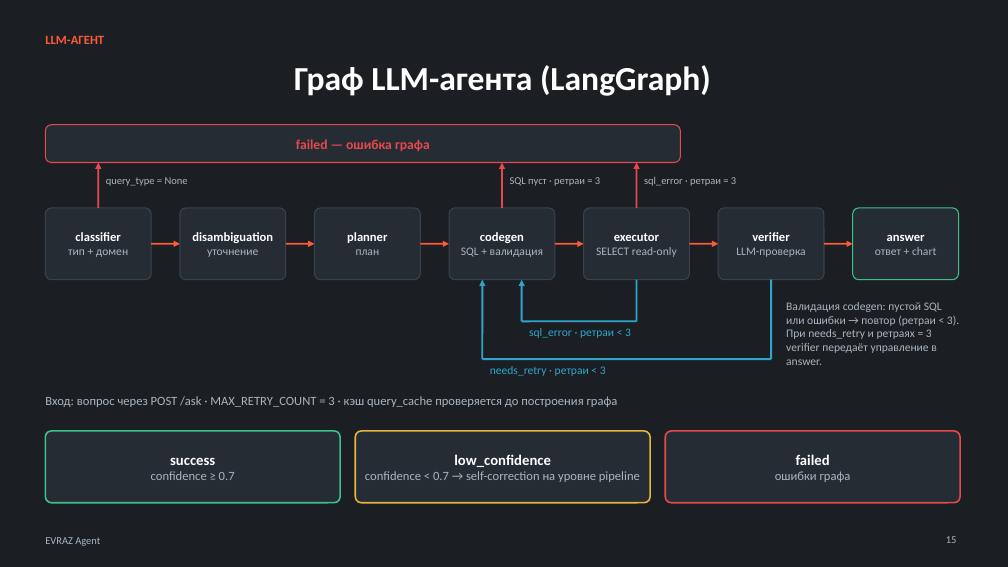
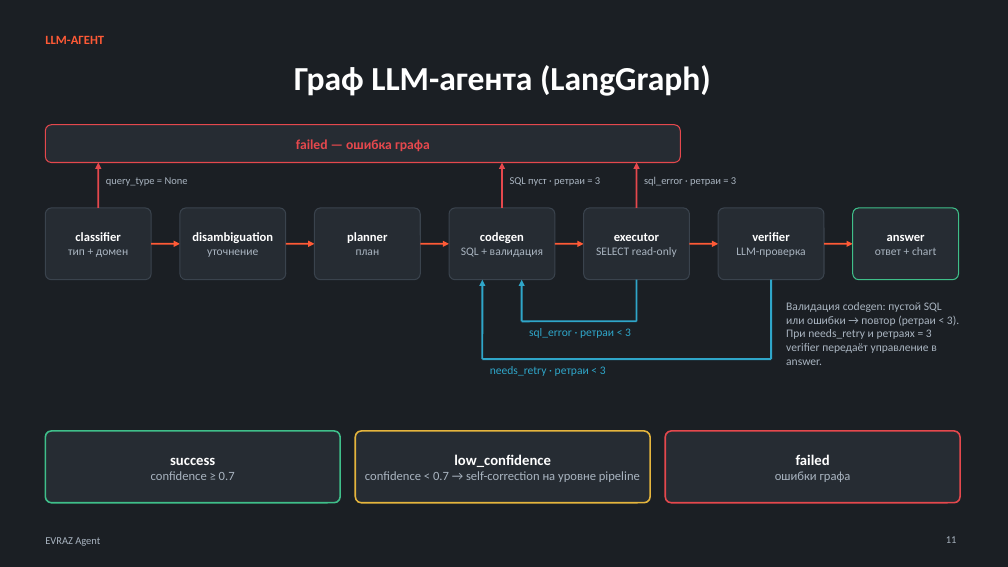
Before and after one commit to kostIT13/EVRAZ_ExcelAgent, a slide deck: slide 11 of data/EVRAZ_Agent_improved.pptx (slide 15 before the commit). Drawn at 1008x567 pixels with LibreOffice and Linux fonts; fonts in the diff are those of the drawing. Boxes give left, top, right and bottom in pixels: in the first picture for what was removed or moved away, otherwise in the second. Text is boxed around its words. In the diff, an @@ line names an element or a change of style, - is before the commit and + after.

Commit message:
update presentation

```diff
--- a/data/EVRAZ_Agent_improved.pptx
+++ b/data/EVRAZ_Agent_improved.pptx
@@ text removed at [45,396,618,407] @@
-Вход: вопрос через POST /ask · MAX_RETRY_COUNT = 3 · кэш query_cache проверяется до построения графа
```
Also in this commit, not shown: 3 other slides changed, 13 slides removed, 33 other files.
